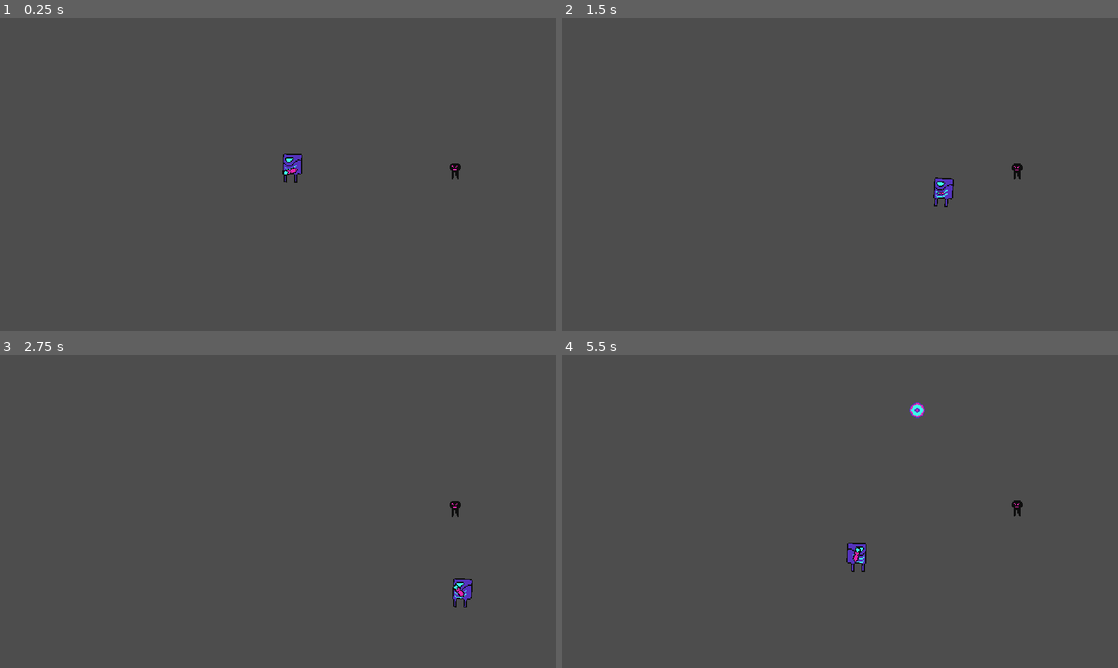
Above: before the commit, frames 1-4 (two rows, left to right).
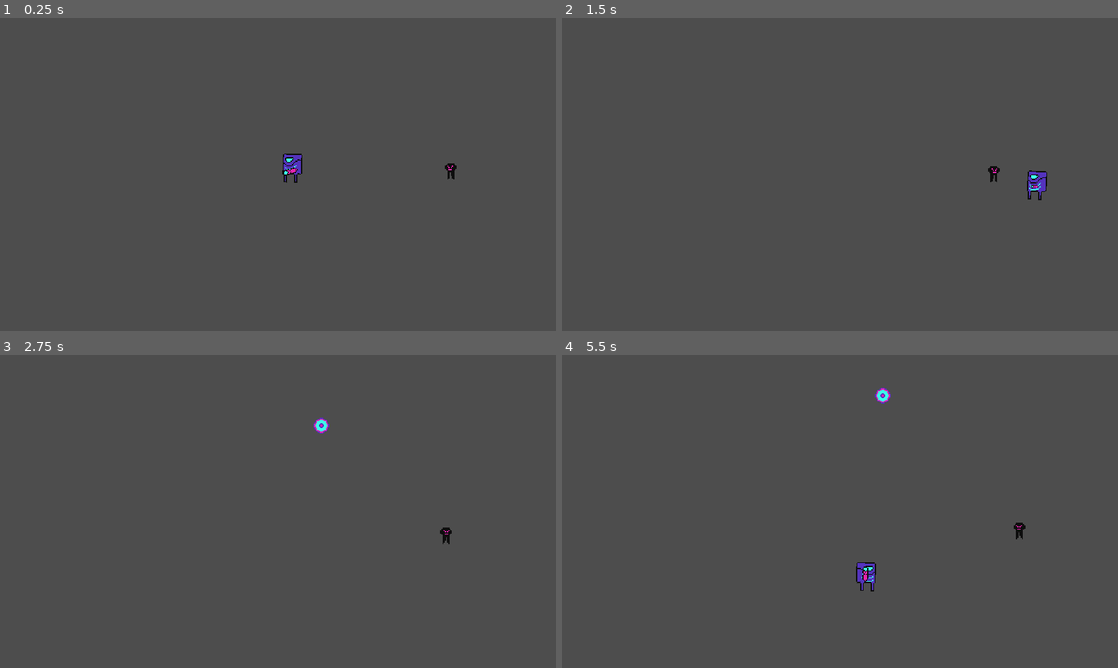
Above: after the commit, the same moments.

Repository: SamuelAlves-23/GameOffJam2023
Game: Godot game, scene res://Scenes/test_arena.tscn
Same seed, same stepped clock (60 frames per second), same inputs: the game is played once before the commit and once after it.
Inputs (mouse positions are in pixels of both pictures, inside the frame that each line leads up to):
- Up to frame 1 (0.25 s): no input
- Up to frame 2 (1.5 s): move the mouse to (962, 158) at 0.52 s; hold D (move_right) 0.53-1.28 s; click (962, 158) at 0.6 s; move the mouse to (728, 190) at 1.27 s; hold S (move_down) from 1.28 s (still down); tap Mouse wheel down (decrease_bullet_size) at 1.35 s
- Up to frame 3 (2.75 s): click (166, 527) at 1.55 s; move the mouse to (333, 442) at 2.02 s; release S (move_down) at 2.03 s; hold D (move_right) from 2.03 s (still down); tap Mouse wheel up (increase_bullet_size) at 2.1 s; click (333, 442) at 2.3 s
- Up to frame 4 (5.5 s): move the mouse to (812, 574) at 2.77 s; release D (move_right) at 2.78 s; hold W (move_up) 2.78-3.53 s; click (812, 574) at 2.85 s; move the mouse to (1006, 558) at 3.52 s; hold A (move_left) 3.53-5.03 s; click (1006, 558) at 3.6 s; move the mouse to (673, 464) at 4.27 s; tap Mouse wheel down (decrease_bullet_size) at 4.35 s; click (673, 464) at 4.55 s; move the mouse to (867, 511) at 5.02 s; hold S (move_down) from 5.03 s (still down); tap Mouse wheel up (increase_bullet_size) at 5.1 s; click (867, 511) at 5.3 s

The runs differ from the first frame. In frame 1, less than 0.1% of the frame differs, in the area x 80-83%, y 46-52%; in frame 2, 0.7%; in frame 3, 0.5%; in frame 4, 0.8%, in the area x 51-84%, y 10-76%.

Commit message:
Enemy chase, state machines (in progress)

Diff:
--- a/Scenes/enemy.tscn
+++ b/Scenes/enemy.tscn
@@ -69,18 +69,25 @@
 "movement": SubResource("Animation_bckqf")
 }
 
-[node name="Enemy" type="Area2D"]
+[sub_resource type="RectangleShape2D" id="RectangleShape2D_dhiff"]
+size = Vector2(6, 12)
+
+[node name="Enemy" type="CharacterBody2D"]
 position = Vector2(0, -16)
-collision_layer = 4
-collision_mask = 10
+collision_layer = 0
+collision_mask = 0
 script = ExtResource("1_3aiqp")
 
 [node name="Sprite2D" type="Sprite2D" parent="."]
 texture = ExtResource("1_mm73t")
 
-[node name="CollisionShape2D" type="CollisionShape2D" parent="."]
+[node name="Area2D" type="Area2D" parent="."]
+collision_layer = 4
+collision_mask = 10
+
+[node name="CollisionShape2D" type="CollisionShape2D" parent="Area2D"]
 position = Vector2(0, 9)
-shape = SubResource("RectangleShape2D_dhiff")
+shape = SubResource("RectangleShape2D_tkxd6")
 
 [node name="AnimationPlayer" type="AnimationPlayer" parent="."]
 autoplay = "movement"
@@ -90,3 +97,7 @@
 
 [node name="HealthController" parent="." instance=ExtResource("2_skarv")]
 health = 50
+
+[node name="CollisionShape2D" type="CollisionShape2D" parent="."]
+position = Vector2(0, 9)
+shape = SubResource("RectangleShape2D_dhiff")
--- a/Scenes/player.tscn
+++ b/Scenes/player.tscn
@@ -117,7 +117,7 @@
 "RESET": SubResource("Animation_v6e83")
 }
 
-[node name="Player" type="CharacterBody2D"]
+[node name="Player" type="CharacterBody2D" groups=["Player"]]
 position = Vector2(0, -16)
 script = ExtResource("1_li8pp")
 
@@ -138,3 +138,6 @@
 
 [node name="Gun" parent="." instance=ExtResource("3_c8h7p")]
 position = Vector2(2, 4)
+
+[node name="Camera2D" type="Camera2D" parent="."]
+enabled = false
--- a/Scripts/bullet.gd
+++ b/Scripts/bullet.gd
@@ -21,4 +21,6 @@
 
 func _on_area_entered(area):
 	queue_free()
-	area.take_damage(scale.x * 10)
+	print("Entra")
+	area.get_parent().take_damage(scale.x * 10)
+#	area.take_damage(scale.x * 10)
--- a/Scripts/enemy.gd
+++ b/Scripts/enemy.gd
@@ -1,17 +1,26 @@
-extends Area2D
-
-#signal damaged
+extends CharacterBody2D
 
 @onready var health_controller = $HealthController
 @onready var collision_shape = $CollisionShape2D
-# Called when the node enters the scene tree for the first time.
+@onready var sprite = $Sprite2D
+@onready var hitbox = $Area2D
+@onready var player
+
+@export var ACCELERATION = 300
+@export var MAX_SPEED = 20
+@export var FRICTION = 200
+
 func _ready():
-	pass # Replace with function body.
+	player = get_tree().get_first_node_in_group("Player")
 
 func take_damage(damage):
-#	emit_signal("damaged")
 	health_controller.take_damage(damage)
 
-# Called every frame. 'delta' is the elapsed time since the previous frame.
-func _process(delta):
-	pass
+func _physics_process(delta):
+	velocity= velocity.move_toward(Vector2.ZERO, FRICTION * delta)
+
+	var direction = (player.global_position - global_position).normalized()
+	velocity = velocity.move_toward(direction * MAX_SPEED, ACCELERATION * delta)
+	sprite.flip_h = velocity.x > 0
+
+	move_and_slide()
--- a/Scripts/player.gd
+++ b/Scripts/player.gd
@@ -1,5 +1,16 @@
 extends CharacterBody2D
+class_name Player
 
+enum {
+	MOVE,
+	RECOIL
+}
+var state = MOVE
+
+@export var ACCELERATION = 500
+@export var MAX_SPEED = 100
+@export var RECOIL_SPEED = 150
+@export var FRICTION  = 500
 
 @export var speed = 100.0
 @export var recoil_force = 500
@@ -9,25 +20,55 @@
 @onready var active = true
 @export var size_variation = Vector2(0.5,0.5)
 
+func _process(delta):
+	match state:
+		MOVE:
+			move_state(delta)
+		RECOIL:
+			pass
+
+func move_state(delta):
+	var input_vector = Vector2.ZERO
+	input_vector.x = Input.get_action_strength("move_right") - Input.get_action_strength("move_left")
+	input_vector.y = Input.get_action_strength("move_down") - Input.get_action_strength("move_up")
+	input_vector = input_vector.normalized()
+
+	if input_vector != Vector2.ZERO:
+		animationPlayer.play("Move")
+		velocity = velocity.move_toward(input_vector * MAX_SPEED, ACCELERATION * delta)
+	else:
+		velocity = velocity.move_toward(Vector2.ZERO, FRICTION * delta)
+	move_and_slide()
+
+	if Input.is_action_just_pressed("shoot") && gun.scale > Vector2.ONE:
+		state = RECOIL
+
+func recoil_state(delta, bullet_scale):
+	var current_pos = global_position
+	velocity = -(get_global_mouse_position() - current_pos)
+	animationPlayer.stop()
+	move_and_slide()
+#	state = MOVE
+
 func _physics_process(delta):
-	velocity = Vector2(0,0)
+#	velocity = Vector2(0,0)
 	var direction = 0
 	if(active):
-		if Input.is_action_pressed("move_up"):
-			velocity.y = -speed
-			animationPlayer.play("Move")
-
-		if Input.is_action_pressed("move_down"):
-			velocity.y = speed
-			animationPlayer.play("Move")
-
-		if Input.is_action_pressed("move_left"):
-			velocity.x = -speed
-			animationPlayer.play("Move")
-
-		if Input.is_action_pressed("move_right"):
-			velocity.x = speed
-			animationPlayer.play("Move")
+#		if Input.is_action_pressed("move_up"):
+#			velocity.y = -speed
+#			animationPlayer.play("Move")
+#
+#		if Input.is_action_pressed("move_down"):
+#			velocity.y = speed
+#			animationPlayer.play("Move")
+#
+#		if Input.is_action_pressed("move_left"):
+#			velocity.x = -speed
+#			animationPlayer.play("Move")
+#
+#		if Input.is_action_pressed("move_right"):
+#			velocity.x = speed
+#			animationPlayer.play("Move")
 
 		if Input.is_action_just_pressed("increase_bullet_size"):
 			gun.change_gun_size(size_variation)
Not shown: 1 places in Scenes/enemy.tscn that only renumber resources
